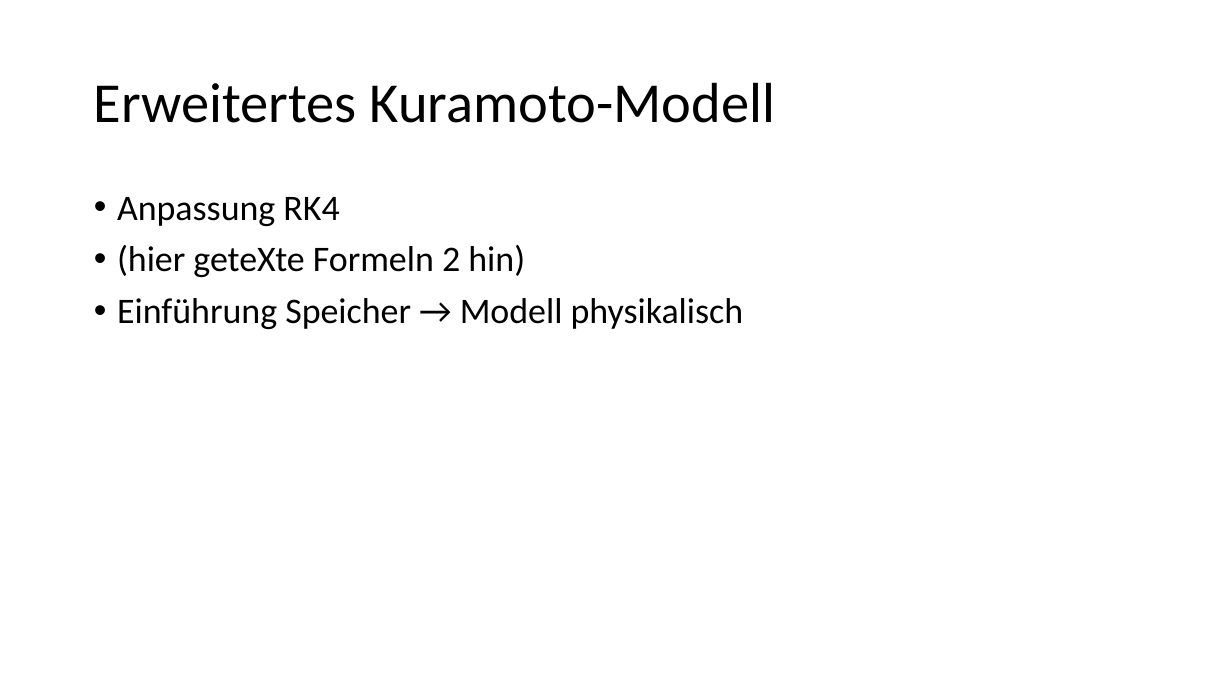
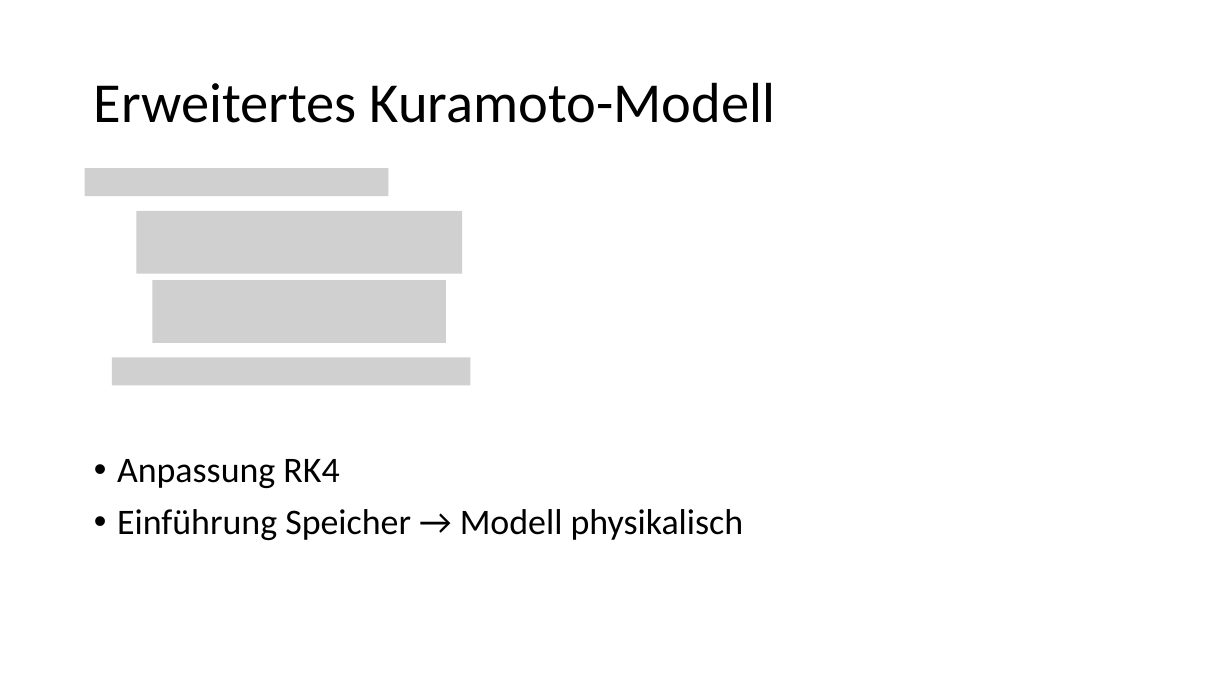
Before and after one commit to Fennastege/NiMoNa-Elektrische-Netzwerke-SoSe2019, a slide deck: slide 4 of Rumänien/Kuramoto+.pptx. Drawn at 1232x693 pixels with LibreOffice and Linux fonts; fonts in the diff are those of the drawing; grey boxes stand for pictures. Boxes give left, top, right and bottom in pixels: in the first picture for what was removed or moved away, otherwise in the second. Text is boxed around its words. In the diff, an @@ line names an element or a change of style, - is before the commit and + after.

```diff
--- a/Rumänien/Kuramoto+.pptx
+++ b/Rumänien/Kuramoto+.pptx
@@ picture added at (85, 168, 389, 196) @@
@@ picture added at (136, 211, 462, 274) @@
@@ text at (117, 245, 525, 277): paragraph removed @@
-• (hier geteXte Formeln 2 hin)
@@ picture added at (152, 280, 446, 343) @@
@@ picture added at (112, 358, 470, 385) @@
```
Also in this commit, not shown: 1 other slide changed.
